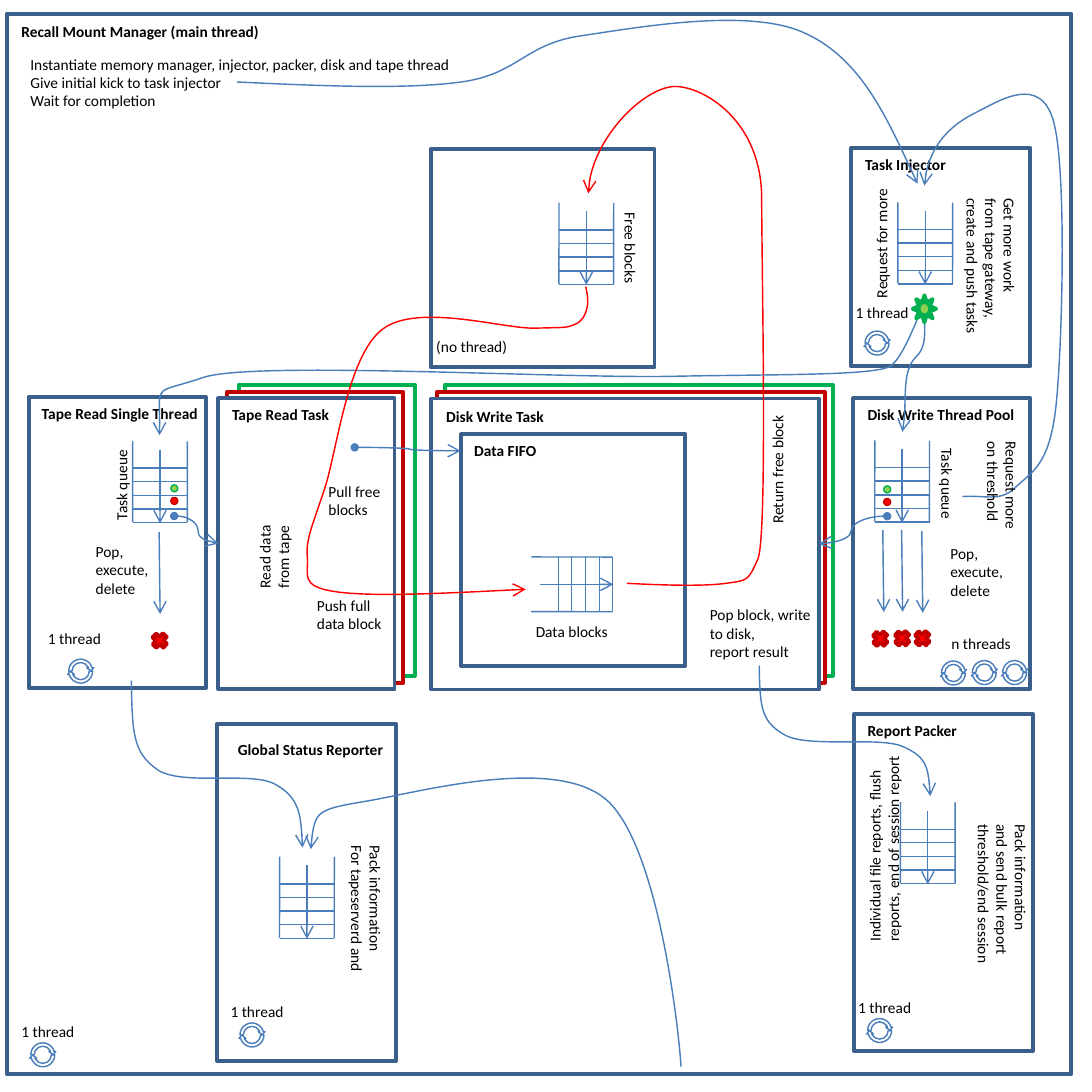
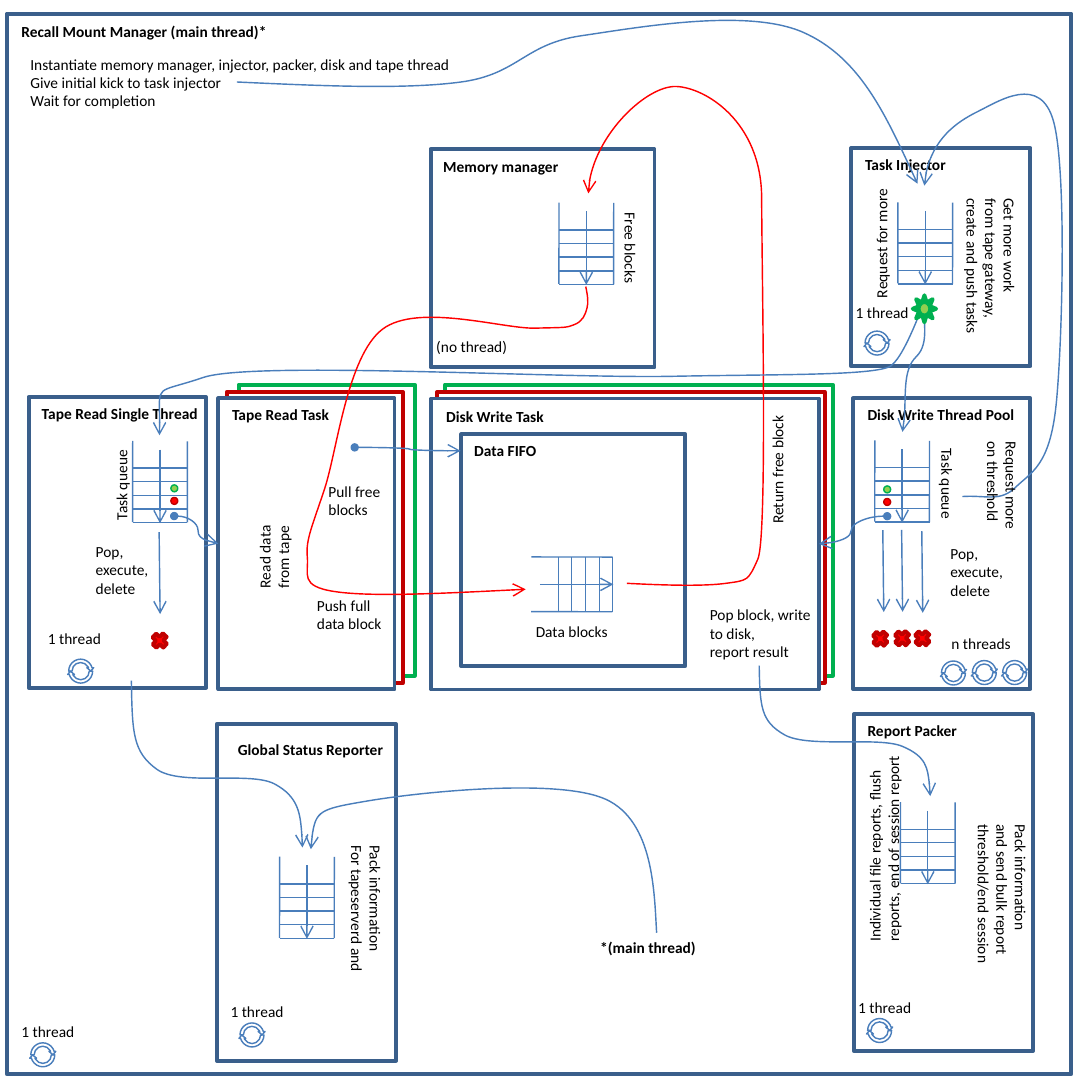
Before and after one commit to cern-cta/CTA, a slide deck: slide 1 of castor/tape/tapeserver/documentation/images/RecallMountMM.pptx. Drawn at 1092x1092 pixels with LibreOffice and Linux fonts; fonts in the diff are those of the drawing. Boxes give left, top, right and bottom in pixels: in the first picture for what was removed or moved away, otherwise in the second. Text is boxed around its words. In the diff, an @@ line names an element or a change of style, - is before the commit and + after.

Commit message:
Minor fixes in threading diagrams (missing Memory manager name)

```diff
--- a/castor/tape/tapeserver/documentation/images/RecallMountMM.pptx
+++ b/castor/tape/tapeserver/documentation/images/RecallMountMM.pptx
@@ text at bbox=[21, 25, 266, 40]: text changed @@
-Recall Mount Manager (main thread)
+Recall Mount Manager (main thread)*
@@ text added at bbox=[443, 162, 559, 175], 8 pt, text #000000, bold @@
+Memory manager
@@ freeform shape: place and size @@
-freeform shape at bbox=[302, 768, 693, 1066]
+freeform shape at bbox=[308, 778, 662, 932]
@@ text added at bbox=[600, 941, 695, 955], 8 pt, text #000000, bold @@
+*(main thread)
```
Also in this commit, not shown: 4 other files.
